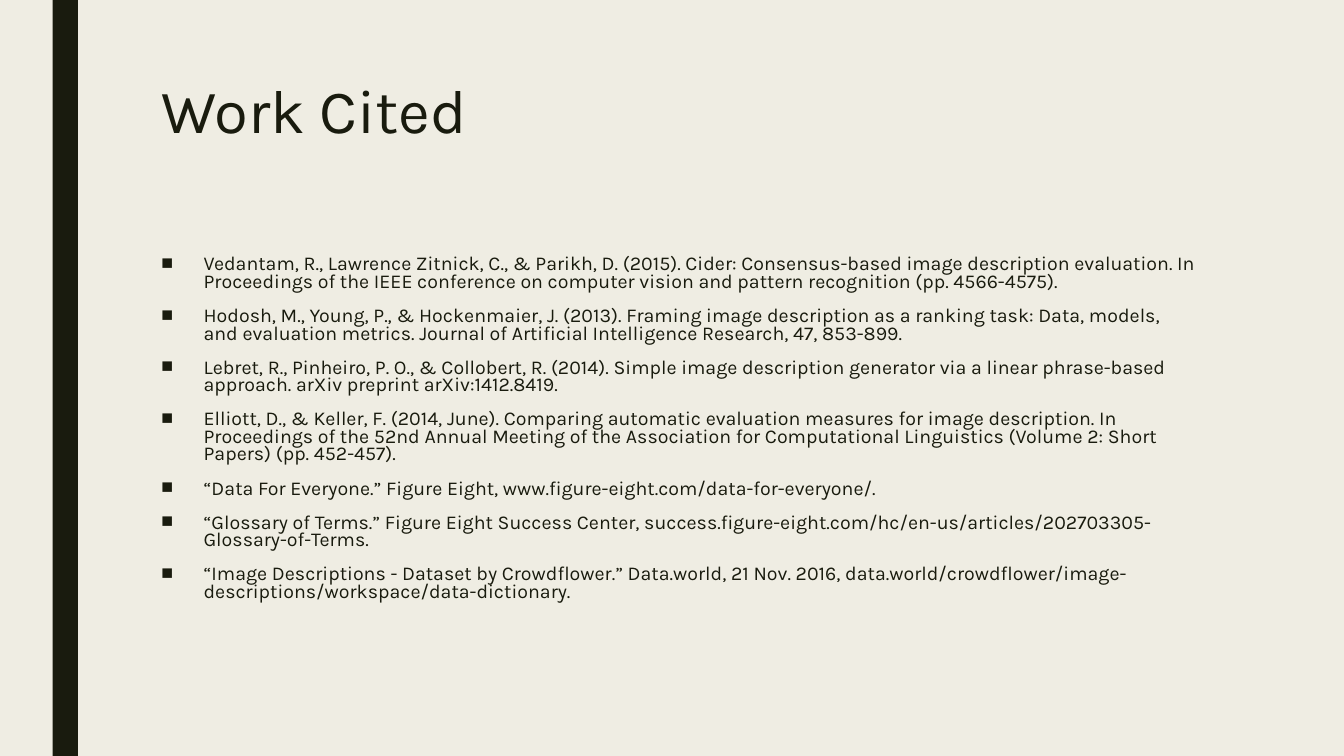
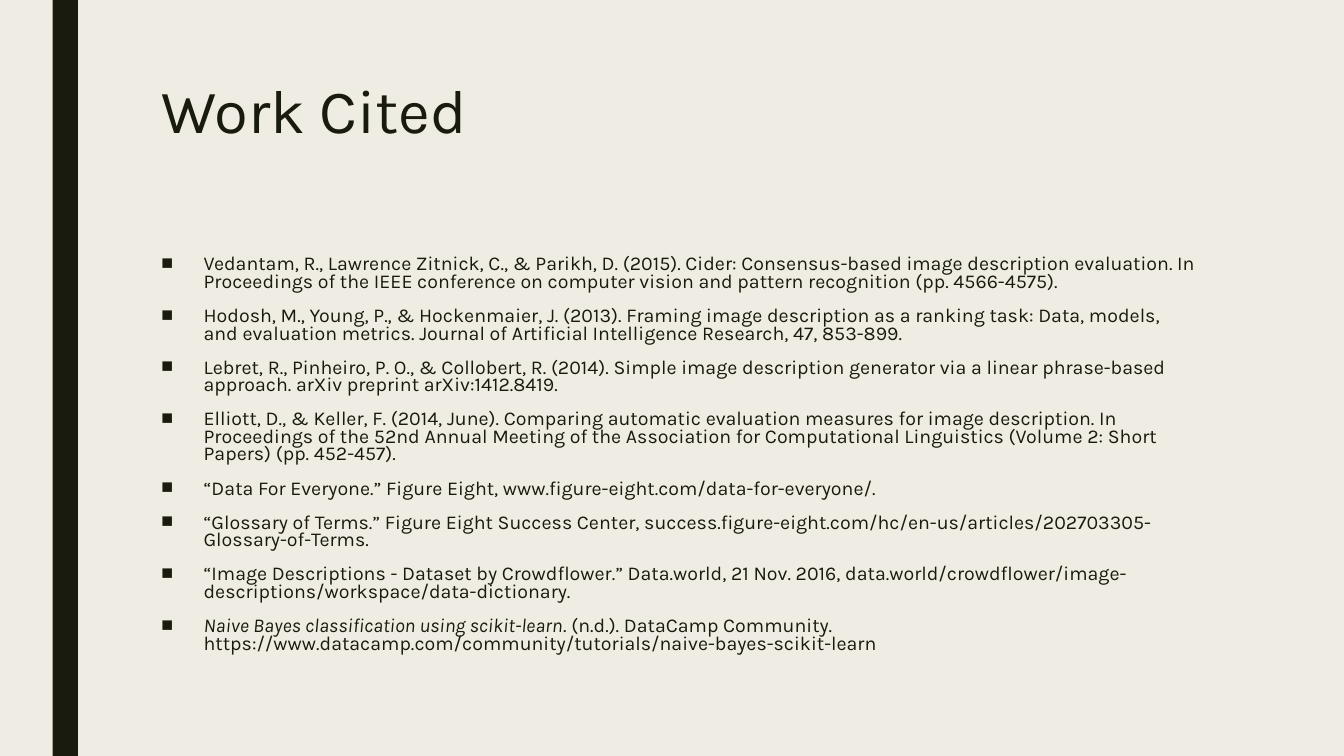
Before and after one commit to davidlamcanada/Ryerson-CKME136, a slide deck: slide 12 of Submissions/Final Project PPT.pptx (slide 13 before the commit). Drawn at 1344x756 pixels with LibreOffice and Linux fonts; fonts in the diff are those of the drawing. Boxes give left, top, right and bottom in pixels: in the first picture for what was removed or moved away, otherwise in the second. Text is boxed around its words. In the diff, an @@ line names an element or a change of style, - is before the commit and + after.

```diff
--- a/Submissions/Final Project PPT.pptx
+++ b/Submissions/Final Project PPT.pptx
@@ text at [204, 618, 877, 655]: paragraph added @@
+■ Naive Bayes classification using scikit-learn. (n.d.). DataCamp Community. https://www.datacamp.com/community/tutorials/naive-bayes-scikit-learn
```
Also in this commit, not shown: 3 other slides changed, 1 slide removed, 5 other files.
